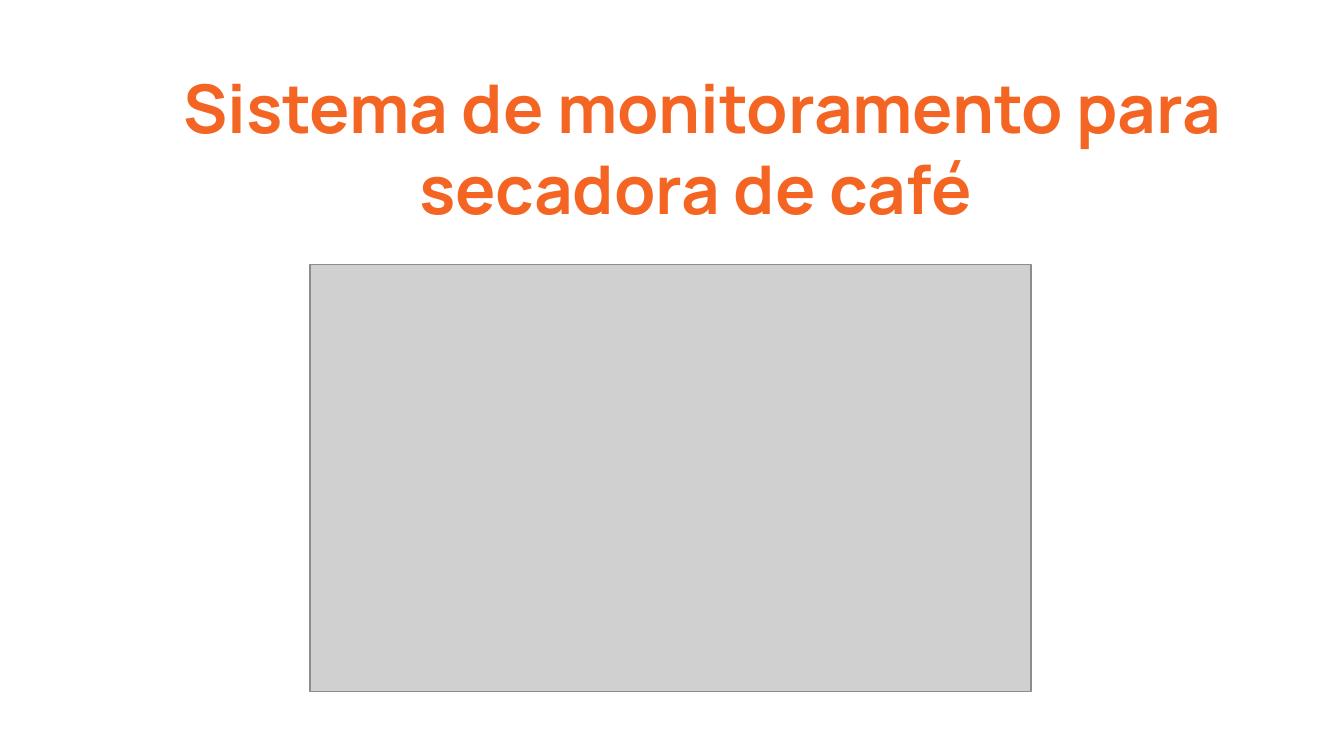
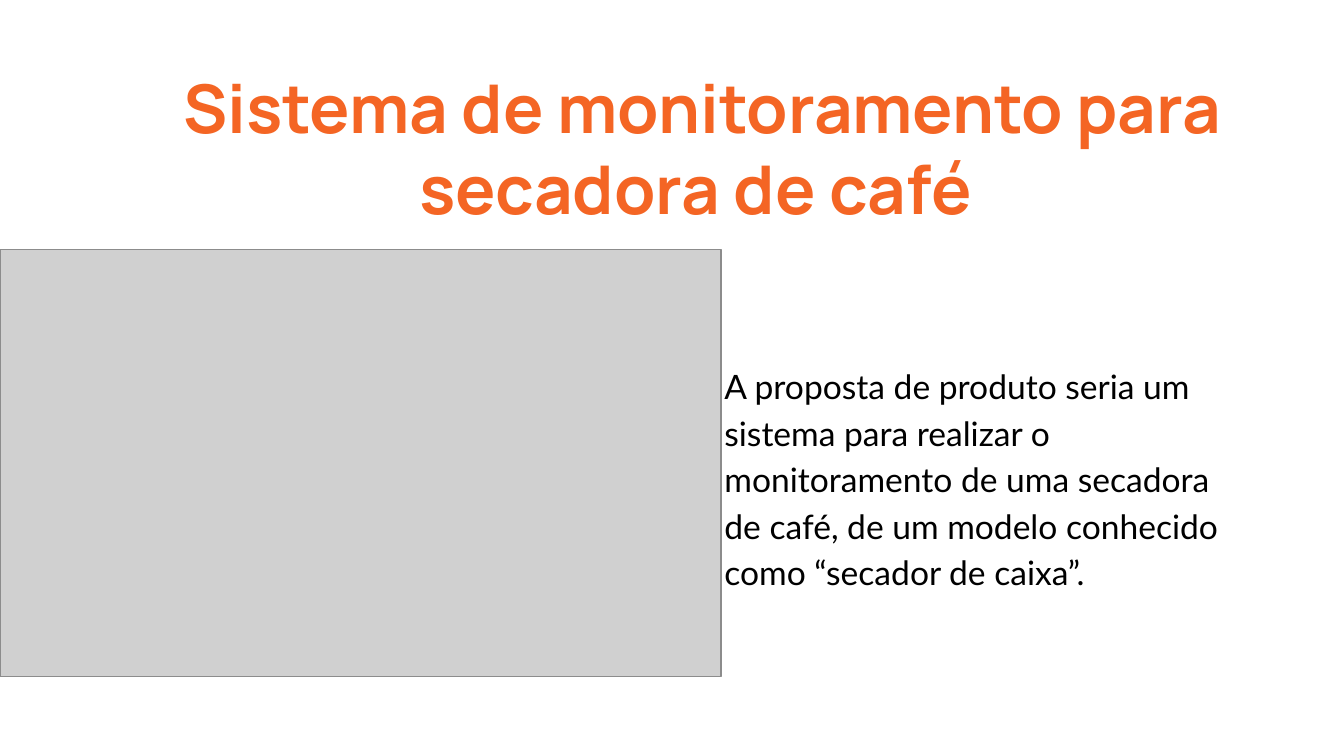
Before and after one commit to MatheusBraga71/C115-L1, a slide deck: slide 2 of Trabalho c115/C115 - Trabalho Final.pptx. Drawn at 1344x756 pixels with LibreOffice and Linux fonts; fonts in the diff are those of the drawing; grey boxes stand for pictures. Boxes give left, top, right and bottom in pixels: in the first picture for what was removed or moved away, otherwise in the second. Text is boxed around its words. In the diff, an @@ line names an element or a change of style, - is before the commit and + after.

Commit message:
:recycle:

```diff
--- a/Trabalho c115/C115 - Trabalho Final.pptx
+++ b/Trabalho c115/C115 - Trabalho Final.pptx
@@ picture: place and size @@
-picture at (310, 265, 1031, 692)
+picture at (0, 250, 720, 677)
@@ title added at (724, 374, 1218, 586), 18 pt, text #000000 @@
+A proposta de produto seria um sistema para realizar o monitoramento de uma secadora de café, de um modelo conhecido como “secador de caixa”.
```
